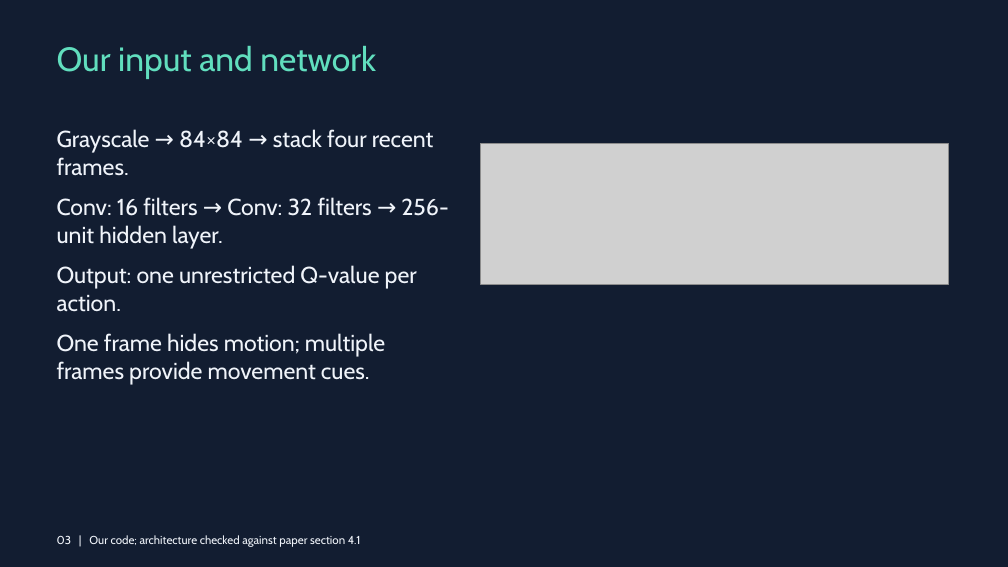
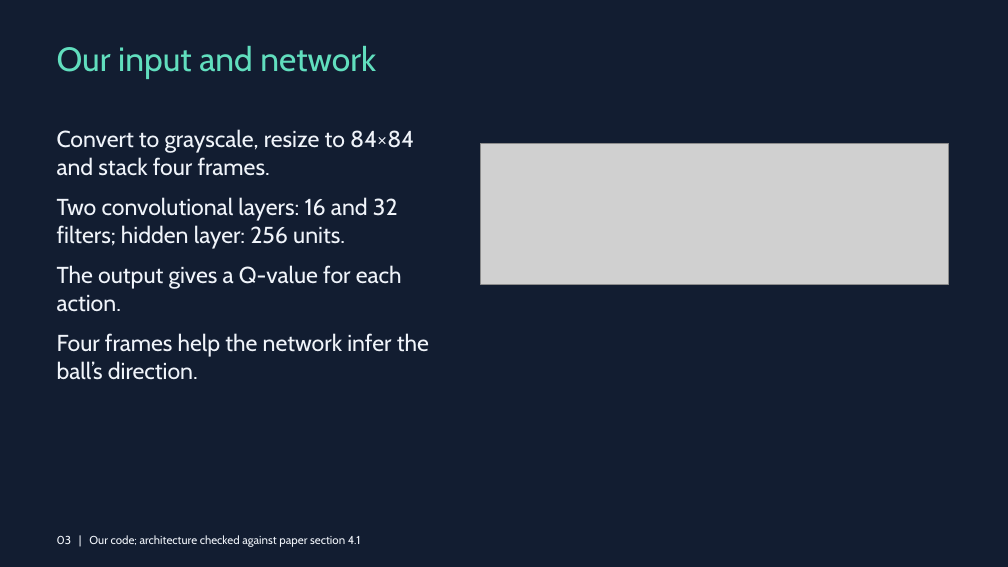
Before and after one commit to Eahmed99/aiml-drl-atari, a slide deck: slide 3 of submission/DRL_PlayingAtari_GroupPENDING.pptx. Drawn at 1008x567 pixels with LibreOffice and Linux fonts; fonts in the diff are those of the drawing; grey boxes stand for pictures. Boxes give left, top, right and bottom in pixels: in the first picture for what was removed or moved away, otherwise in the second. Text is boxed around its words. In the diff, an @@ line names an element or a change of style, - is before the commit and + after.

```diff
--- a/submission/DRL_PlayingAtari_GroupPENDING.pptx
+++ b/submission/DRL_PlayingAtari_GroupPENDING.pptx
@@ text at (57,129,429,380): text changed @@
-Grayscale → 84×84 → stack four recent frames.
-Conv: 16 filters → Conv: 32 filters → 256-unit hidden layer.
-Output: one unrestricted Q-value per action.
-One frame hides motion; multiple frames provide movement cues.
+Convert to grayscale, resize to 84×84 and stack four frames.
+Two convolutional layers: 16 and 32 filters; hidden layer: 256 units.
+The output gives a Q-value for each action.
+Four frames help the network infer the ball’s direction.
```
Also in this commit, not shown: 9 other slides changed, 4 other files.
